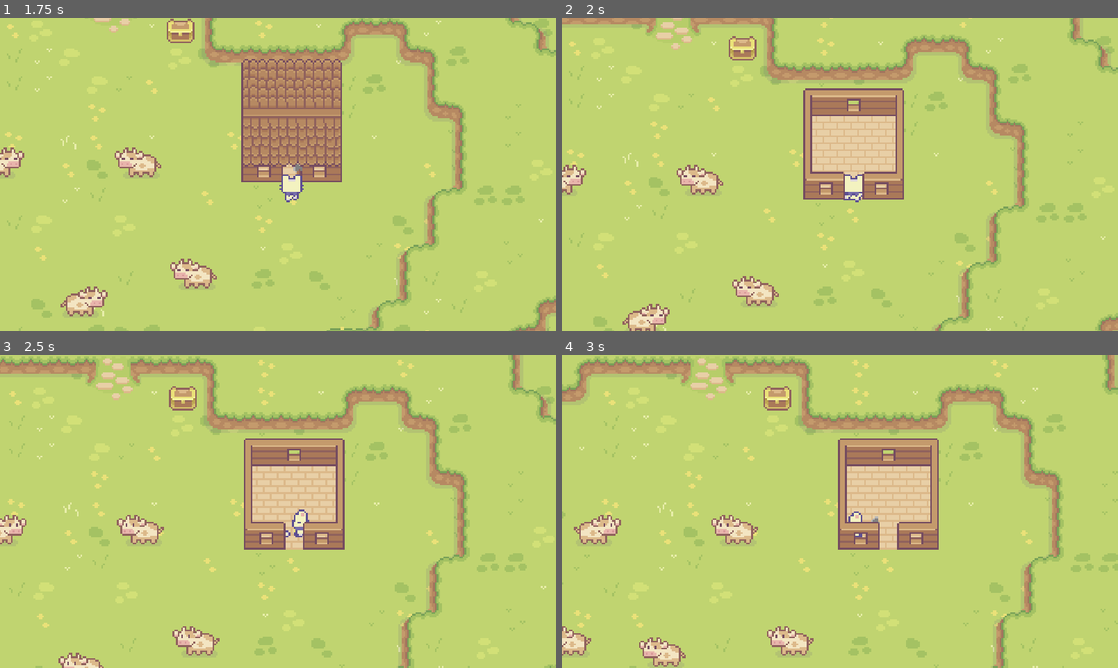
Above: before the commit, frames 1-4 (two rows, left to right).
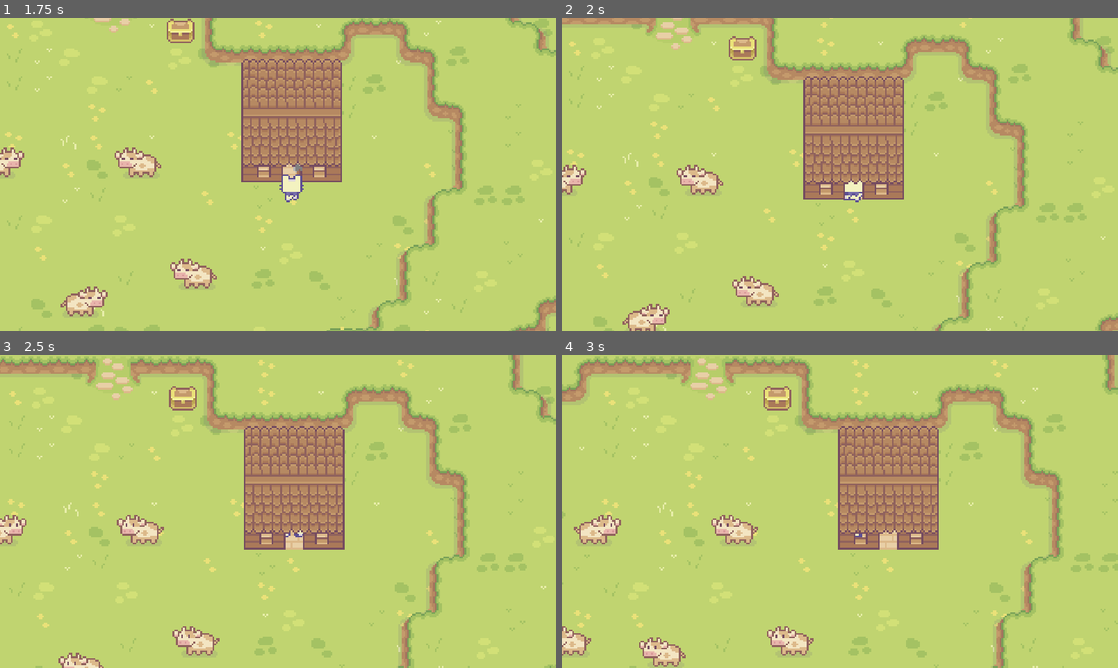
Above: after the commit, the same moments.

Repository: Boyquotes/godot-prototype-one
Game: Godot game, scene res://world/world.tscn
The game is run twice, just before and just after one commit, with the same random seed, the same clock (stepped at 60 frames per second) and the same inputs.
Inputs (mouse positions are in pixels of both pictures, inside the frame that each line leads up to):
- Up to frame 1 (1.75 s): tap Enter at 0.5 s; move the mouse to (250, 237) at 0.52 s; hold W (game_up) from 0.53 s (still down); click (250, 237) at 0.6 s; move the mouse to (444, 221) at 1.27 s; click (444, 221) at 1.35 s
- Up to frame 2 (2 s): keep holding W (game_up)
- Up to frame 3 (2.5 s): move the mouse to (111, 464) at 2.02 s; release W (game_up) at 2.03 s; hold A (game_left) from 2.03 s (still down); click (111, 464) at 2.1 s
- Up to frame 4 (3 s): keep holding A (game_left); move the mouse to (867, 511) at 2.77 s; click (867, 511) at 2.85 s

Frame 1 is identical in both runs. In frame 2, 4.9% of the frame differs, in the area x 43-62%, y 18-54%; in frame 3, 5.0%, in the area x 43-62%, y 22-58%; in frame 4, 5.0%.

Commit message:
set up collision layers for player and world

Diff:
--- a/animals/cow.tscn
+++ b/animals/cow.tscn
@@ -63,6 +63,7 @@
 height = 24.0
 
 [node name="Cow" type="CharacterBody2D"]
+collision_mask = 3
 motion_mode = 1
 script = ExtResource("1_1tlak")
 metadata/_edit_group_ = true
--- a/player/player.tscn
+++ b/player/player.tscn
@@ -353,6 +353,7 @@
 [sub_resource type="AnimationNodeStateMachinePlayback" id="AnimationNodeStateMachinePlayback_di8cp"]
 
 [node name="Player" type="CharacterBody2D"]
+collision_layer = 2
 motion_mode = 1
 script = ExtResource("1_j48o0")
 metadata/_edit_group_ = true
--- a/project.godot
+++ b/project.godot
@@ -51,6 +51,11 @@
 ]
 }
 
+[layer_names]
+
+2d_physics/layer_1="World"
+2d_physics/layer_2="Player"
+
 [rendering]
 
 textures/canvas_textures/default_texture_filter=0
--- a/tileset.tres
+++ b/tileset.tres
@@ -1740,6 +1740,7 @@
 
 [resource]
 physics_layer_0/collision_layer = 1
+physics_layer_0/collision_mask = 0
 terrain_set_0/mode = 0
 terrain_set_0/terrain_0/name = "Grass"
 terrain_set_0/terrain_0/color = Color(0.227451, 0.521569, 0.0784314, 1)
